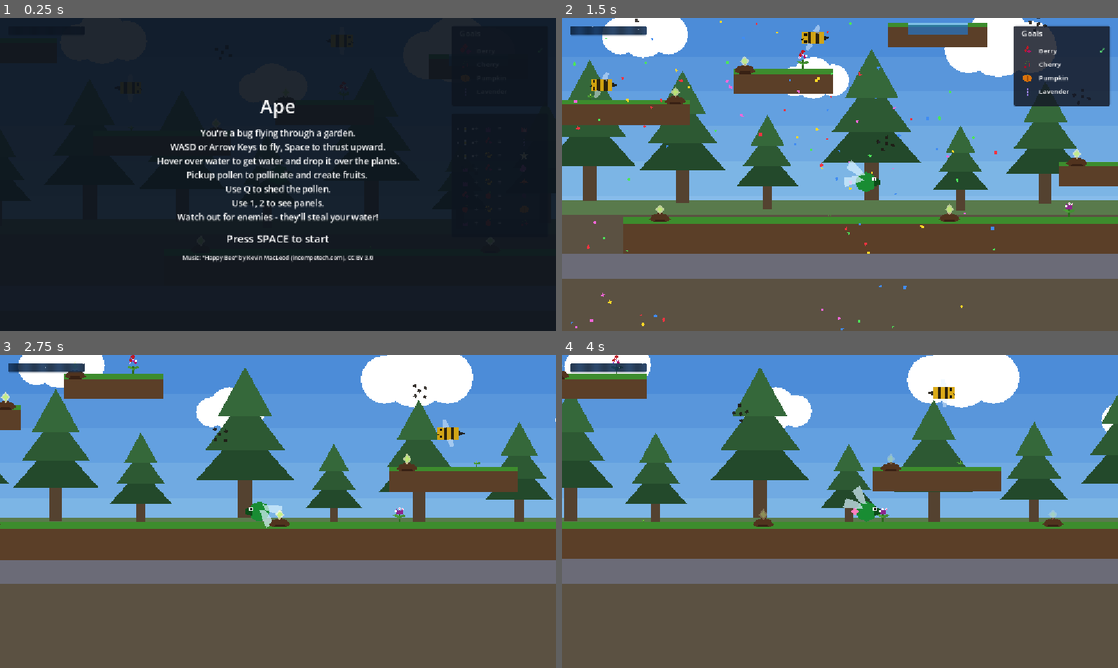
Above: before the commit, frames 1-4 (two rows, left to right).
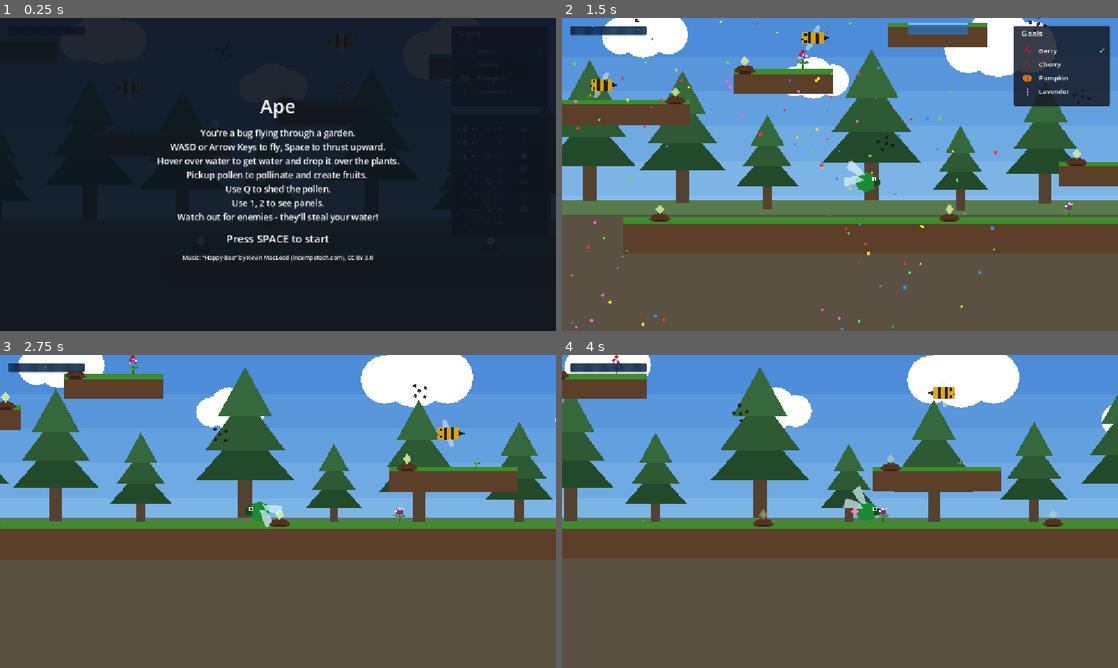
Above: after the commit, the same moments.

Repository: AntonioDrusin/ape
Game: Godot game, scene res://scenes/main.tscn
Same seed, same stepped clock (60 frames per second), same inputs: the game is played once before the commit and once after it.
Inputs:
- Up to frame 1 (0.25 s): no input
- Up to frame 2 (1.5 s): tap Space (use_proboscis) at 0.5 s; hold D (move_right) from 0.53 s (still down); tap Q (shed_pollen) at 0.6 s; tap Enter (ui_accept) at 0.77, 1.07 s; tap 1 (toggle_combo_chart) at 1.35 s
- Up to frame 3 (2.75 s): tap Enter (ui_accept) at 1.52, 1.82 s; release D (move_right) at 2.03 s; hold A (move_left) from 2.03 s (still down); hold 2 (toggle_goal_panel) from 2.03 s (still down)
- Up to frame 4 (4 s): release A (move_left) at 2.78 s; release 2 (toggle_goal_panel) at 2.78 s; hold D (move_right) from 2.78 s (still down); tap Space (use_proboscis) at 2.85 s; tap Enter (ui_accept) at 3.02, 3.32, 3.77 s; tap Q (shed_pollen) at 3.6 s

The runs differ from the first frame. In frame 2, 8.0% of the frame differs, in the area x 0-100%, y 75-84%; in frame 3, 7.6%; in frame 4, 8.0%.

Commit message:
Re-theme level bounds: invisible top/bottom, wide brown trunks on sides
wall.tscn drops its flat gray visual, becoming a plain invisible
collision blocker (used for the top ceiling and bottom floor). Left
and right bounds now instance a new tree_trunk_wall.tscn: a wider,
bark-textured brown trunk visual.

Co-Authored-By: Claude Sonnet 5 <noreply@anthropic.com>

Diff:
--- a/ape/godot/scenes/main.tscn
+++ b/ape/godot/scenes/main.tscn
@@ -13,6 +13,7 @@
 [ext_resource type="PackedScene" path="res://scenes/plot.tscn" id="11"]
 [ext_resource type="PackedScene" path="res://scenes/background.tscn" id="12"]
 [ext_resource type="PackedScene" path="res://scenes/flower_guard.tscn" id="13"]
+[ext_resource type="PackedScene" path="res://scenes/tree_trunk_wall.tscn" id="14"]
 
 [node name="Main" type="Node2D" unique_id=161603854 groups=["main"]]
 script = ExtResource("9")
@@ -152,15 +153,11 @@
 position = Vector2(400, 460)
 scale = Vector2(13, 1)
 
-[node name="BoundsLeft" parent="." unique_id=43662256 instance=ExtResource("4")]
+[node name="BoundsLeft" parent="." unique_id=43662256 instance=ExtResource("14")]
 position = Vector2(-420, 70)
-rotation = 1.5707964
-scale = Vector2(7, 1)
-
-[node name="BoundsRight" parent="." unique_id=1642406532 instance=ExtResource("4")]
+
+[node name="BoundsRight" parent="." unique_id=1642406532 instance=ExtResource("14")]
 position = Vector2(1220, 70)
-rotation = 1.5707964
-scale = Vector2(7, 1)
 
 [node name="Enemy6" parent="." unique_id=559242830 instance=ExtResource("7")]
 position = Vector2(-273, 79)
--- /dev/null
+++ b/ape/godot/scenes/tree_trunk_wall.tscn
@@ -0,0 +1,41 @@
+[gd_scene load_steps=2 format=3]
+
+[sub_resource type="RectangleShape2D" id="RectangleShape2D_1"]
+size = Vector2(80, 896)
+
+[node name="TreeTrunkWall" type="StaticBody2D"]
+
+[node name="CollisionShape2D" type="CollisionShape2D" parent="."]
+shape = SubResource("RectangleShape2D_1")
+
+[node name="Trunk" type="Polygon2D" parent="."]
+color = Color(0.33, 0.26, 0.19, 1)
+polygon = PackedVector2Array(-40, -448, 40, -448, 40, 448, -40, 448)
+
+[node name="Highlight" type="Polygon2D" parent="."]
+color = Color(0.42, 0.34, 0.24, 1)
+polygon = PackedVector2Array(-40, -448, -26, -448, -26, 448, -40, 448)
+
+[node name="Shadow" type="Polygon2D" parent="."]
+color = Color(0.22, 0.17, 0.12, 1)
+polygon = PackedVector2Array(24, -448, 40, -448, 40, 448, 24, 448)
+
+[node name="Ridge1" type="Polygon2D" parent="."]
+color = Color(0.24, 0.19, 0.13, 1)
+polygon = PackedVector2Array(-36, -326, 36, -330, 36, -318, -36, -314)
+
+[node name="Ridge2" type="Polygon2D" parent="."]
+color = Color(0.24, 0.19, 0.13, 1)
+polygon = PackedVector2Array(-36, -166, 36, -170, 36, -158, -36, -154)
+
+[node name="Ridge3" type="Polygon2D" parent="."]
+color = Color(0.24, 0.19, 0.13, 1)
+polygon = PackedVector2Array(-36, -6, 36, -10, 36, 2, -36, 6)
+
+[node name="Ridge4" type="Polygon2D" parent="."]
+color = Color(0.24, 0.19, 0.13, 1)
+polygon = PackedVector2Array(-36, 154, 36, 150, 36, 162, -36, 166)
+
+[node name="Ridge5" type="Polygon2D" parent="."]
+color = Color(0.24, 0.19, 0.13, 1)
+polygon = PackedVector2Array(-36, 314, 36, 310, 36, 322, -36, 326)
--- a/ape/godot/scenes/wall.tscn
+++ b/ape/godot/scenes/wall.tscn
@@ -7,7 +7,3 @@
 
 [node name="CollisionShape2D" type="CollisionShape2D" parent="."]
 shape = SubResource("RectangleShape2D_1")
-
-[node name="Visual" type="Polygon2D" parent="."]
-color = Color(0.42, 0.42, 0.47, 1)
-polygon = PackedVector2Array(-64, -16, 64, -16, 64, 16, -64, 16)
Not shown, changed: ape/godot/ARCHITECTURE.md
